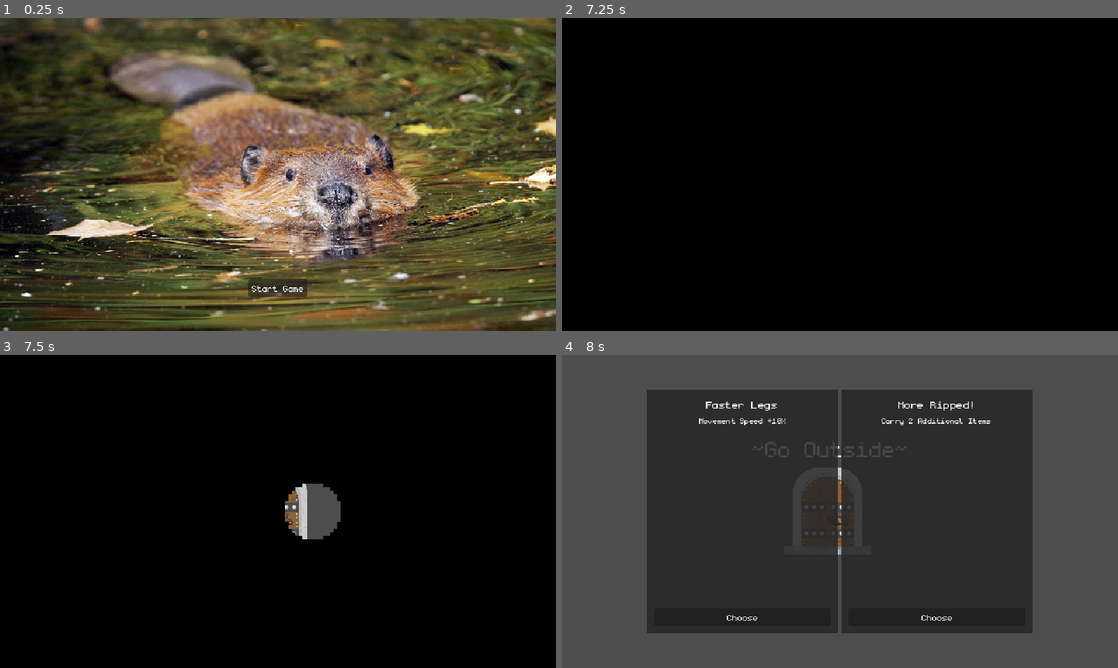
Above: before the commit, frames 1-4 (two rows, left to right).
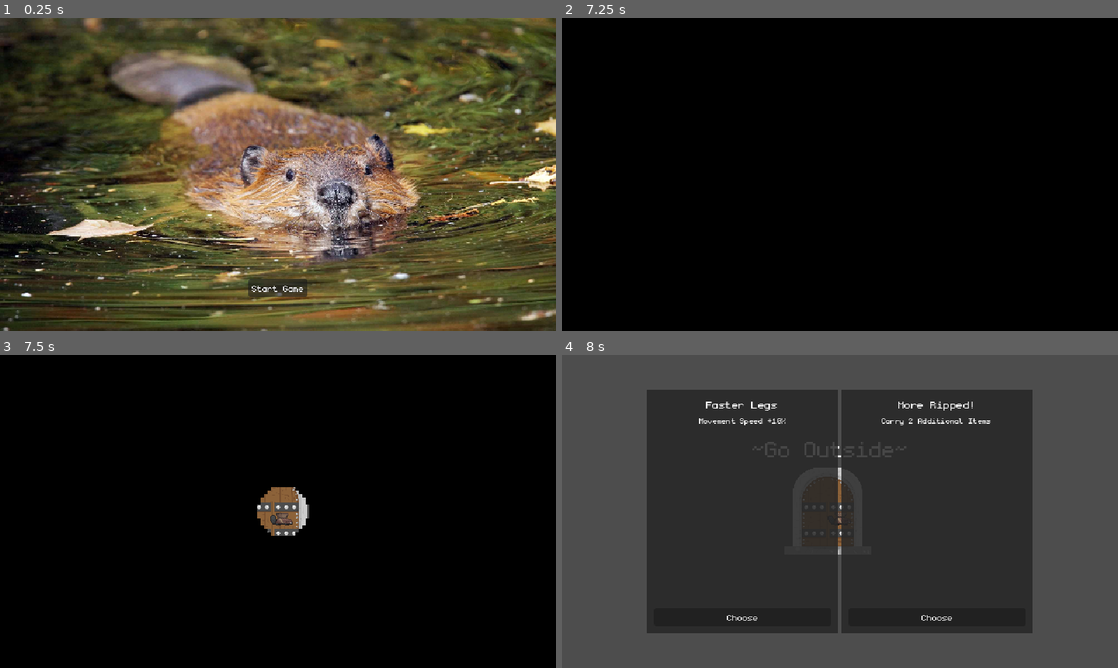
Above: after the commit, the same moments.

Repository: Juniper19/beaver-game
Game: Godot game, scene res://menu/main_menu.tscn
The game is run twice, just before and just after one commit, with the same random seed, the same clock (stepped at 60 frames per second) and the same inputs. The engine's default icon, where the game draws it, is replaced by a stand-in: a white triangle on a blue panel in a dark square.
Inputs:
- Up to frame 1 (0.25 s): no input
- Up to frame 2 (7.25 s): click "Start Game" at 0.5 s; tap Enter (ui_accept) at 1.25, 1.52, 2.27, 3.77, 4.52, 5.27, 6.77 s; hold D (move_right) 1.28-2.03 s; hold Q (drop_item) 1.28-2.03 s; hold Down (cycle_down) 2.03-2.78 s; tap E (interact) at 2.1, 6.6 s; hold D (move_right) 2.78-3.53 s; hold Z (plant_seed) 2.78-3.53 s; hold Up (cycle_up) 3.53-4.28 s; tap Q (drop_item) at 3.6 s; hold E (interact) 4.28-5.03 s; hold A (move_left) 4.28-5.78 s; tap Z (plant_seed) at 5.1 s; hold Down (cycle_down) 5.78-6.53 s; hold Q (drop_item) 5.78-6.53 s; hold D (move_right) from 6.53 s (still down)
- Up to frame 3 (7.5 s): release D (move_right) at 7.28 s; hold Up (cycle_up) from 7.28 s (still down); hold Z (plant_seed) from 7.28 s (still down)
- Up to frame 4 (8 s): keep holding Up (cycle_up); keep holding Z (plant_seed); tap Enter (ui_accept) at 7.52 s

Frames 1-2 are identical in both runs. In frame 3, 1.7% of the frame differs, in the area x 46-62%, y 41-59%; in frame 4, nothing differs.

Commit message:
fix transition out

Diff:
--- a/global/scene_manager.gd
+++ b/global/scene_manager.gd
@@ -78,6 +78,7 @@
 
 
 	if transition_node:
+		await get_tree().scene_changed
 		var player: Player = get_tree().get_first_node_in_group("player")
 		transition_node.play(true, player)
 
